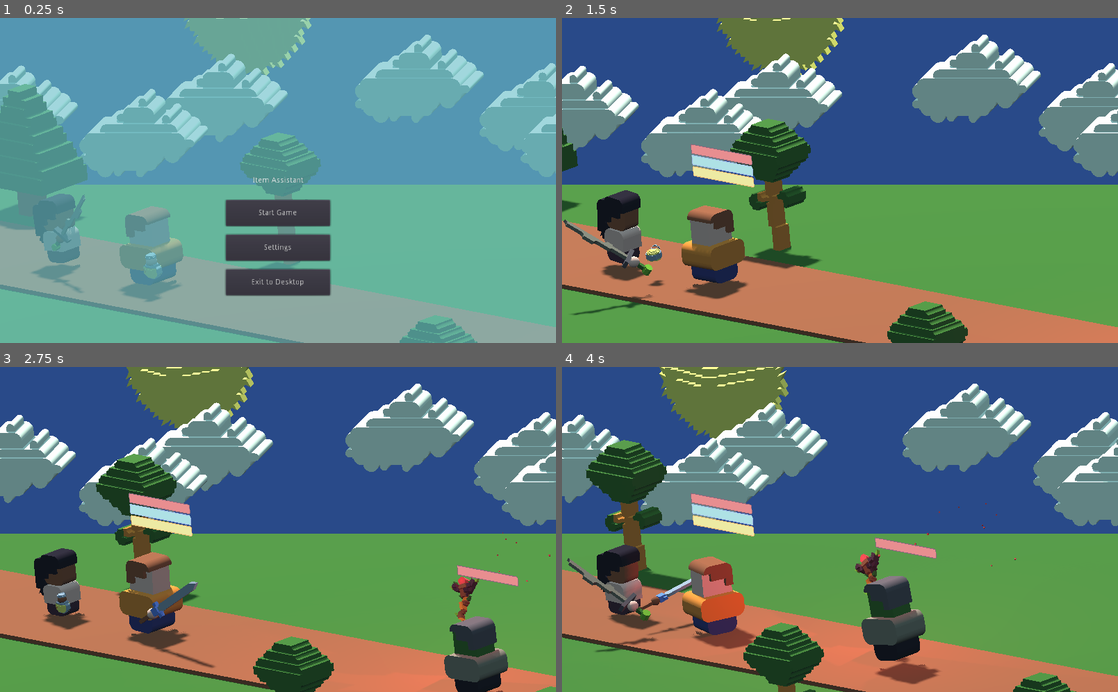
Above: before the commit, frames 1-4 (two rows, left to right).
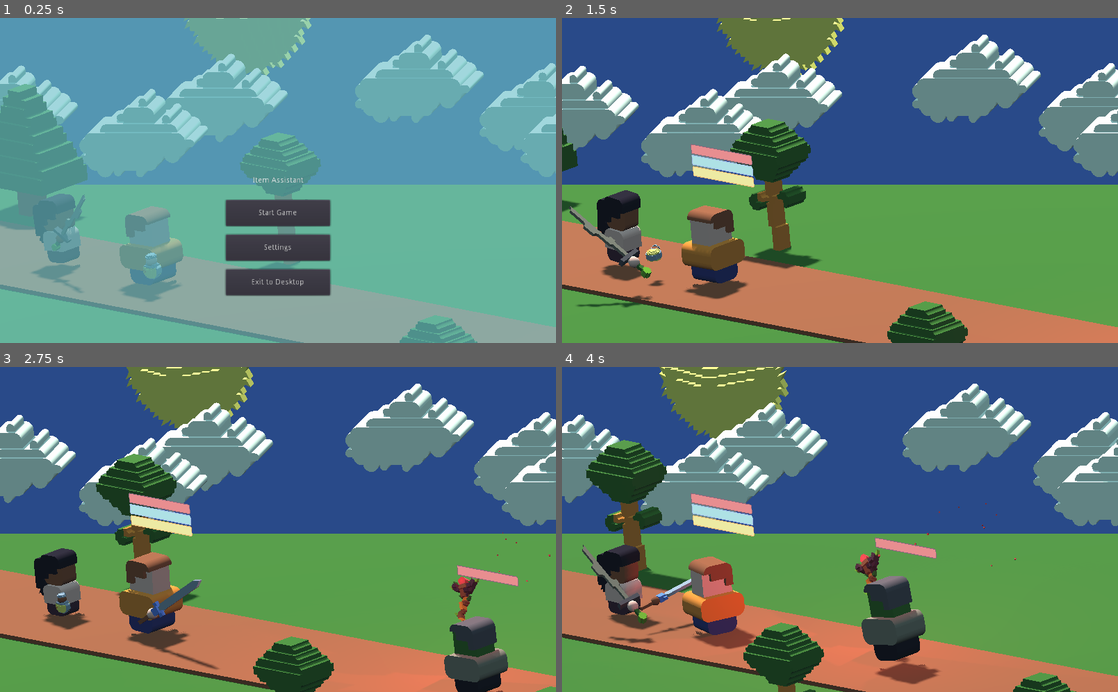
Above: after the commit, the same moments.

Repository: matt-cles/item-assistant
Game: Godot game, scene res://scenes/Main.tscn
The game is run twice, just before and just after one commit, with the same random seed, the same clock (stepped at 60 frames per second) and the same inputs.
Inputs:
- Up to frame 1 (0.25 s): no input
- Up to frame 2 (1.5 s): click "Start Game" at 0.5 s; tap Enter (ui_accept) at 1.25 s; hold Right (ui_right) from 1.28 s (still down)
- Up to frame 3 (2.75 s): tap Enter (ui_accept) at 1.52, 2.27 s; release Right (ui_right) at 2.03 s; hold Left (ui_left) from 2.03 s (still down)
- Up to frame 4 (4 s): release Left (ui_left) at 2.78 s; hold Right (ui_right) from 2.78 s (still down); tap Enter (ui_accept) at 3.77 s

The runs differ from the first frame. In frame 1, less than 0.1% of the frame differs, in the area x 25-30%, y 72-81%; in frame 2, 0.8%, in the area x 0-17%, y 57-92%; in frame 3, less than 0.1%; in frame 4, 0.7%.

Commit message:
update swap animation

Diff:
--- a/animations/take.tres
+++ b/animations/take.tres
@@ -38,5 +38,5 @@
 "times": PoolRealArray( 0.15 ),
 "transitions": PoolRealArray( 1 ),
 "update": 0,
-"values": [ Vector3( 14.6319, -61.2365, 52.4886 ) ]
+"values": [ Vector3( 13.5934, -88.6148, 52.5646 ) ]
 }
--- a/scenes/Hero.tscn
+++ b/scenes/Hero.tscn
@@ -160,7 +160,7 @@
 material/3 = ExtResource( 4 )
 
 [node name="RightHand" type="Spatial" parent="pivot"]
-transform = Transform( 0.117356, -0.516539, -0.848183, 0.767507, 0.589171, -0.252608, 0.630207, -0.621341, 0.46559, -0.822978, -0.0331169, -0.562502 )
+transform = Transform( -0.170919, -0.164108, -0.902066, 0.767507, 0.589171, -0.252608, 0.608797, -0.893403, -0.234002, -0.822979, -0.0331169, -0.562502 )
 
 [node name="HandMesh" type="MeshInstance" parent="pivot/RightHand"]
 transform = Transform( 0.07, 9.11939e-11, -9.31323e-10, -2.4315e-09, 0.07, 1.10425e-08, -9.31323e-10, -1.08309e-10, 0.07, 0, 0, 0 )
